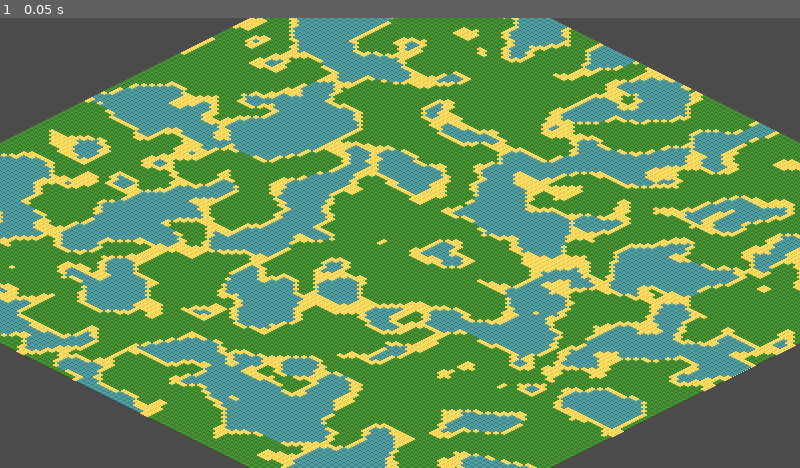
Above: before the commit, frame 1.
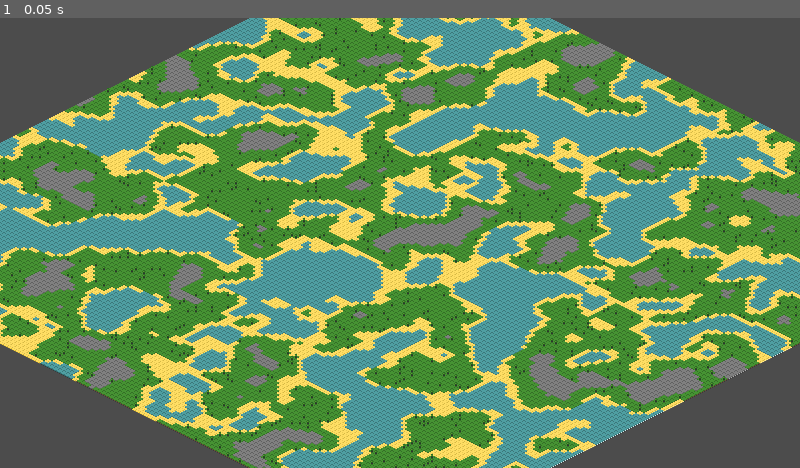
Above: after the commit, the same moment.

Repository: FilMer17/Mighty-Tower
Game: Godot game, scene res://scenes/Map.tscn
Same seed, same stepped clock (60 frames per second), same inputs: the game is played once before the commit and once after it. The project has no main scene, so this scene is started directly.
Inputs:
- Up to frame 1 (0.05 s): no input

The runs differ from the first frame. In frame 1, 56% of the frame differs, in the area x 0-100%, y 0-100%.

Commit message:
Changed script connection from Node2D to TileMap; Added stone and trees to map

Diff:
--- a/scripts/MapGeneration.gd
+++ b/scripts/MapGeneration.gd
@@ -1,4 +1,4 @@
-extends Node2D
+extends TileMap
 
 const WIDTH = 150
 const HEIGHT = 150
@@ -29,12 +29,18 @@
 func _generate_world():
 	for x in WIDTH:
 		for y in HEIGHT:
-			$TileMap.set_cellv(Vector2(x - WIDTH / 2.0, y - HEIGHT / 2.0), _get_tile_index(open_simplex_noise.get_noise_2d(float(x), float(y))))
+			set_cellv(Vector2(x - WIDTH / 2.0, y - HEIGHT / 2.0), _get_tile_index(open_simplex_noise.get_noise_2d(float(x), float(y))))
 
 func _get_tile_index(noise_sample):
+	var rand = randi() % 10
+
 	if noise_sample < -0.1:
 		return TILES.water
 	if noise_sample < 0.0:
 		return TILES.sand
+	if noise_sample > 0.3:
+		return TILES.stone
 	else:
+		if rand == 1:
+			return TILES.tree
 		return TILES.grass
Not shown: 1 places in scenes/Map.tscn that only renumber resources
